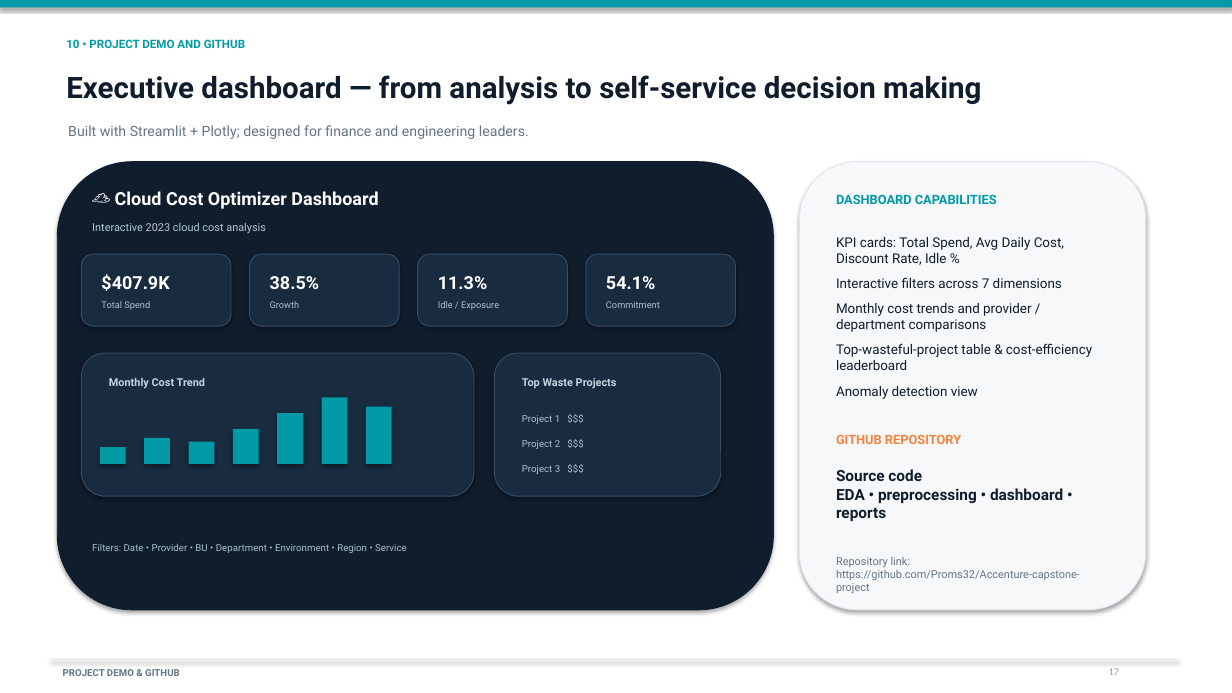
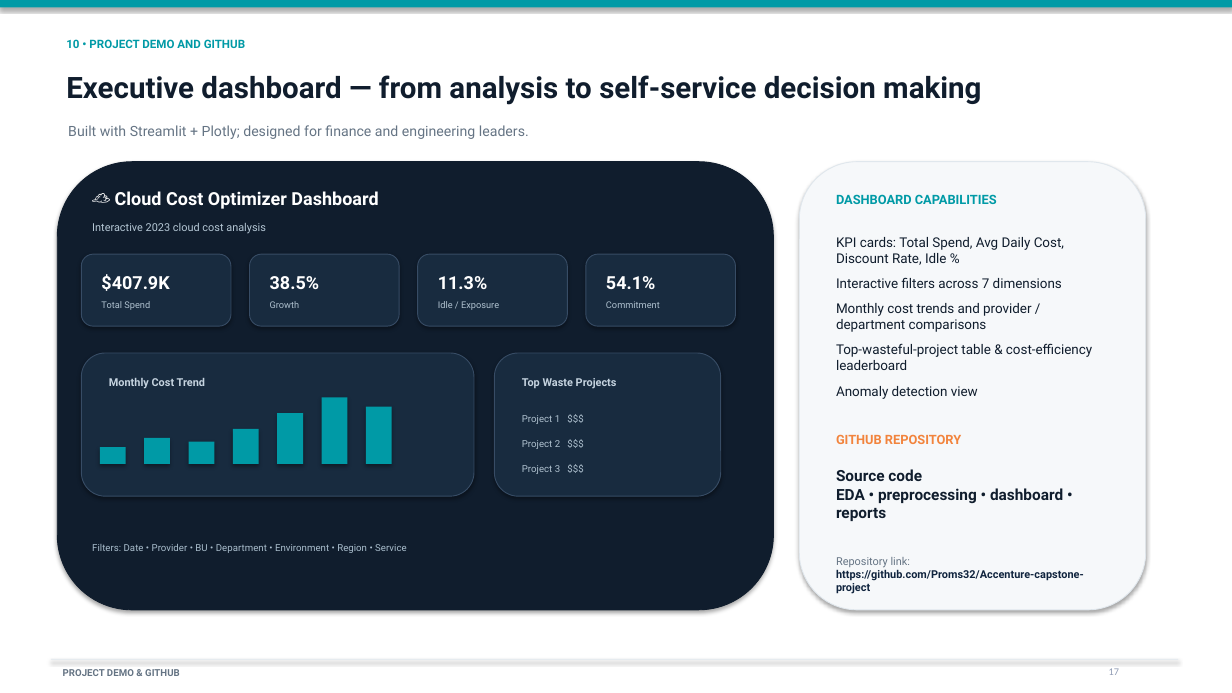
Before and after one commit to Proms32/Accenture-capstone-project, a slide deck: slide 16 of Cloud_Cost_Optimization_Professional_Deck_Final.pptx. Drawn at 1232x693 pixels with LibreOffice and Linux fonts; fonts in the diff are those of the drawing. Boxes give left, top, right and bottom in pixels: in the first picture for what was removed or moved away, otherwise in the second. Text is boxed around its words. In the diff, an @@ line names an element or a change of style, - is before the commit and + after.

```diff
--- a/Cloud_Cost_Optimization_Professional_Deck_Final.pptx
+++ b/Cloud_Cost_Optimization_Professional_Deck_Final.pptx
@@ text "Repository link: https://github.com/Proms32/Accenture-capsto ..." at <box>836,557,1084,594</box>: text colour #657484 to #0F243E, bold on in "https://github.com/Proms32/Accenture-capstone-project" @@
```
Also in this commit, not shown: 6 other slides changed.
